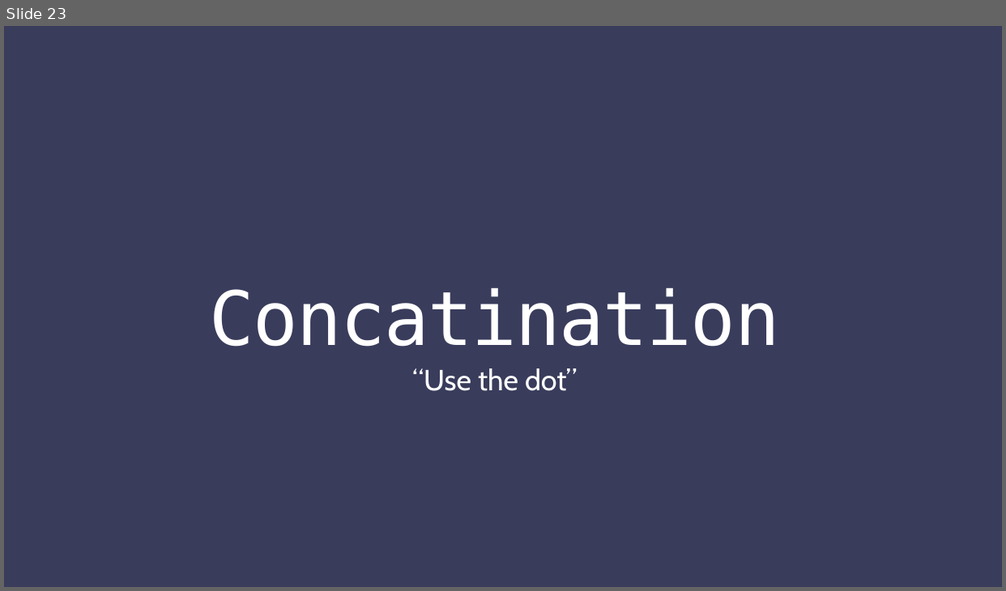
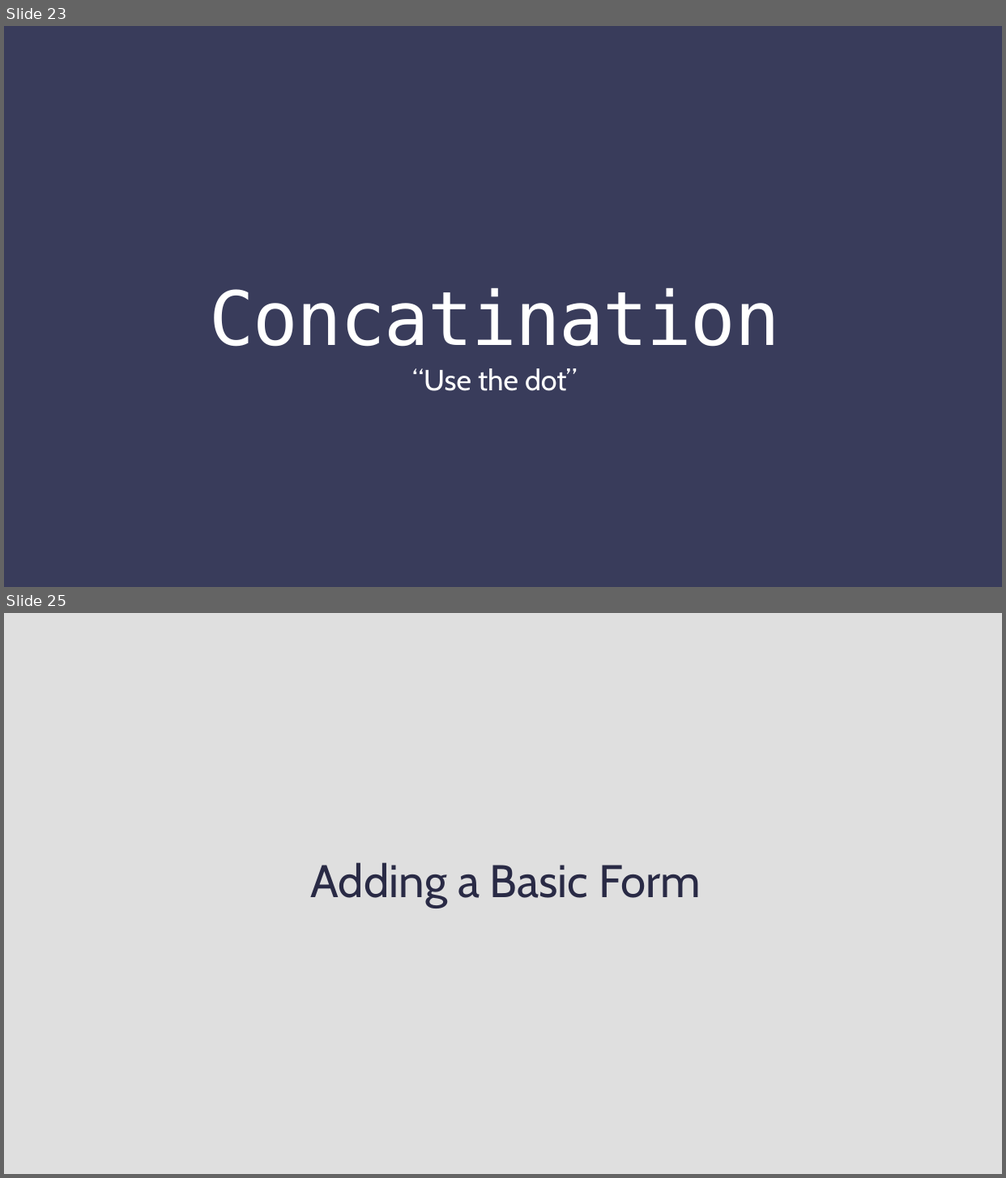
Before and after one commit to anh-khue/PhpSeminar, a slide deck: Build a simple website using PHP.pptx. Shown one above the other, each under a label of ours: slide 23 before the commit, slides 23 and 25 after it; the slides between them are not shown. The pictures are 1006x591 and 1006x1178 pixels, drawn with LibreOffice and Linux fonts; fonts in the diff are those of the drawing. Boxes give left, top, right and bottom in pixels: in the first picture for what was removed or moved away, otherwise in the second. Text is boxed around its words. In the diff, an @@ line names an element or a change of style, - is before the commit and + after.

```diff
--- a/Build a simple website using PHP.pptx
+++ b/Build a simple website using PHP.pptx
@@ slide 25 added at bbox=[4, 613, 1002, 1174], background #E0E0E0 @@
@@ title added at bbox=[311, 862, 701, 908], 44 pt, text #2A2A45 @@
+  Adding a Basic Form
```
Also in this commit, not shown: 2 slides changed, 10 other slides added.
